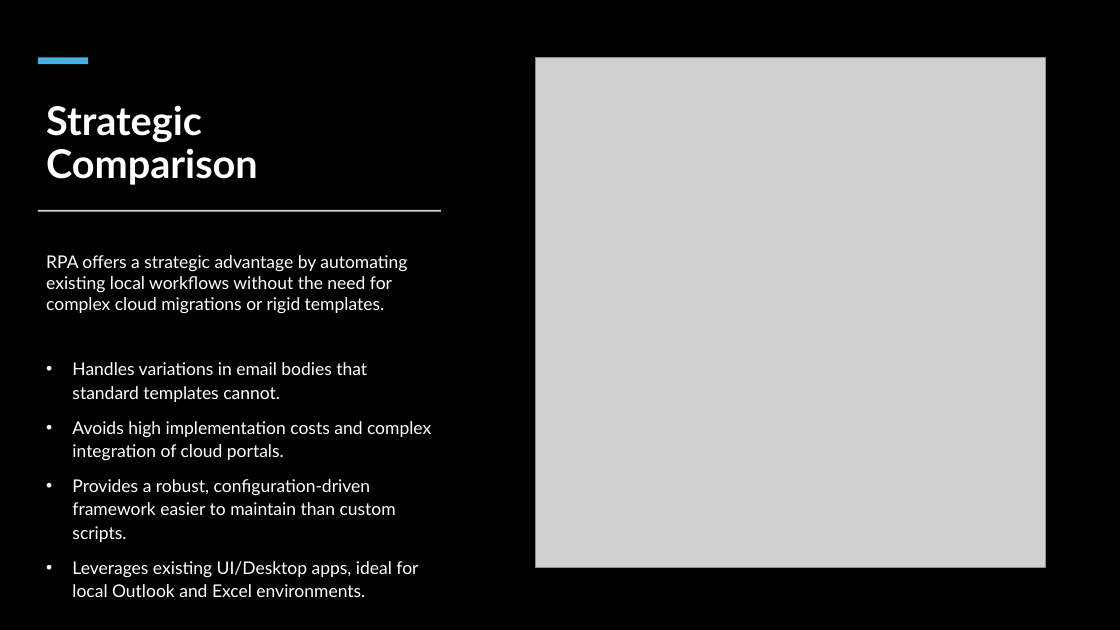
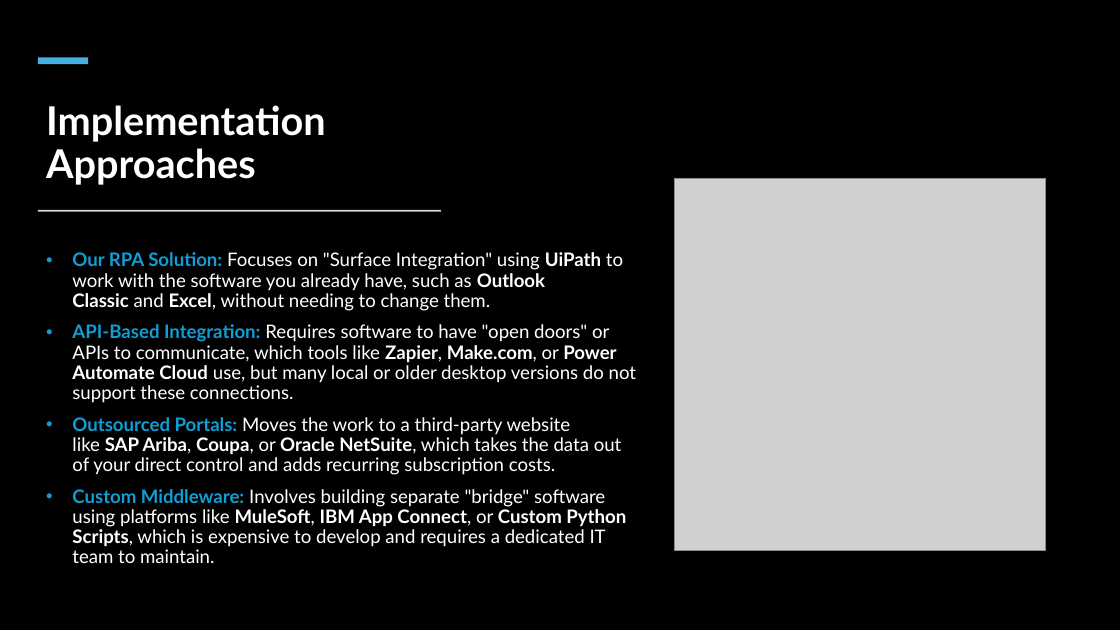
Before and after one commit to mmswflow-upb/Order-Email-Processing-Automation-RPA, a slide deck: slide 4 of Email Order Processing Automation-Self_made.pptx. Drawn at 1120x630 pixels with LibreOffice and Linux fonts; fonts in the diff are those of the drawing; grey boxes stand for pictures. Boxes give left, top, right and bottom in pixels: in the first picture for what was removed or moved away, otherwise in the second. Text is boxed around its words. In the diff, an @@ line names an element or a change of style, - is before the commit and + after.

```diff
--- a/Email Order Processing Automation-Self_made.pptx
+++ b/Email Order Processing Automation-Self_made.pptx
@@ title at bbox=[46, 105, 326, 185]: text changed @@
-Strategic
-Comparison
+Implementation Approaches
@@ picture: place and size @@
-picture at bbox=[536, 57, 1046, 567]
+picture at bbox=[674, 178, 1046, 550]
@@ text at bbox=[72, 252, 636, 563]: text changed; size 15 to 16 pt @@
-RPA offers a strategic advantage by automating existing local workflows without the need for complex cloud migrations or rigid templates.
-• Handles variations in email bodies that standard templates cannot.
-• Avoids high implementation costs and complex integration of cloud portals.
-• Provides a robust, configuration-driven framework easier to maintain than custom scripts.
-• Leverages existing UI/Desktop apps, ideal for local Outlook and Excel environments.
+• Our RPA Solution: Focuses on "Surface Integration" using UiPath to work with the software you already have, such as Outlook Classic and Excel, without needing to change them.
+• API-Based Integration: Requires software to have "open doors" or APIs to communicate, which tools like Zapier, Make.com, or Power Automate Cloud use, but many local or older desktop versions do not support these connections.
+• Outsourced Portals: Moves the work to a third-party website like SAP Ariba, Coupa, or Oracle NetSuite, which takes the data out of your direct control and adds recurring subscription costs.
+• Custom Middleware: Involves building separate "bridge" software using platforms like MuleSoft, IBM App Connect, or Custom Python Scripts, which is expensive to develop and requires a dedicated IT team to maintain.
```
Also in this commit, not shown: 6 other slides changed, 4 other files.
